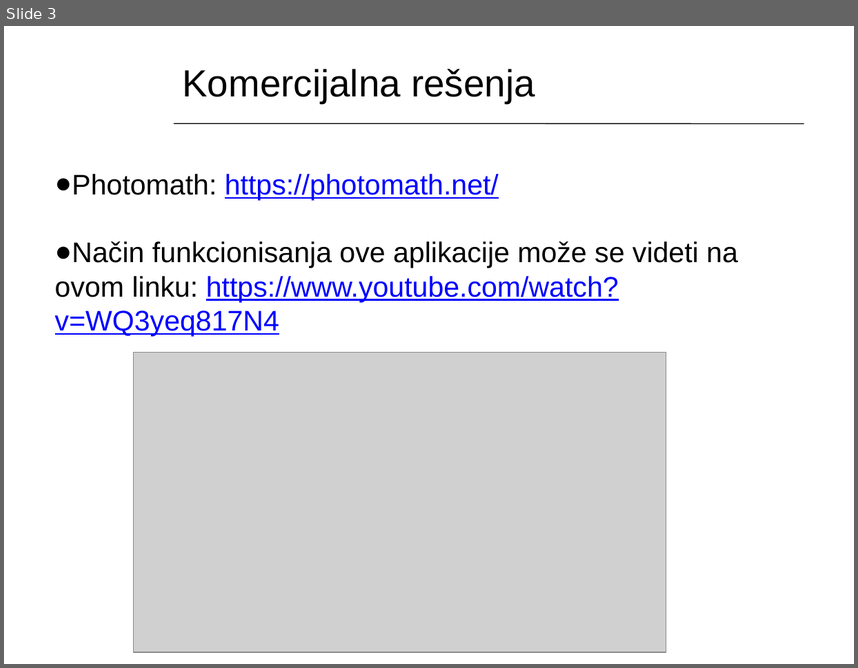
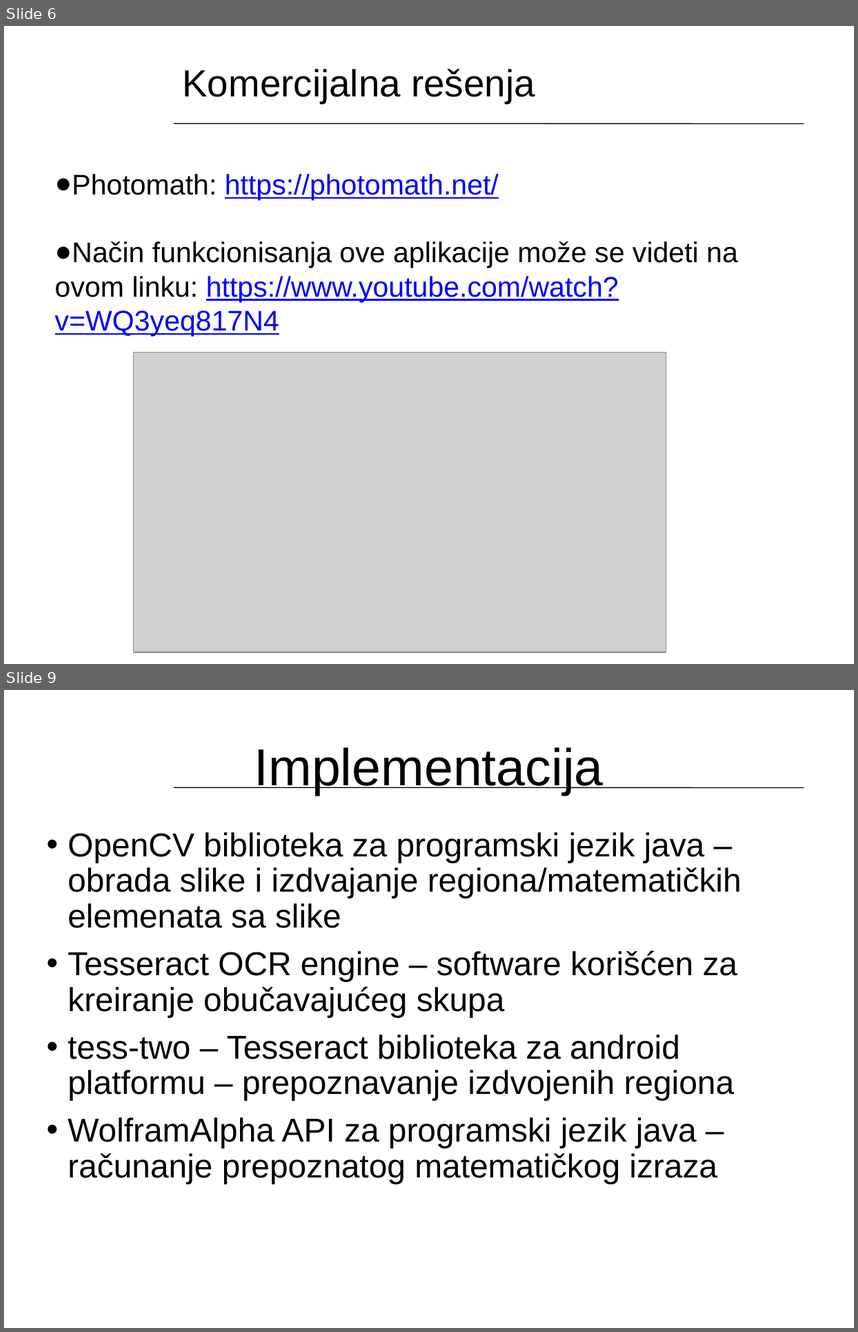
Before and after one commit to nenadrad/softProjekat, a slide deck: softProjekat.pptx. Shown one above the other, each under a label of ours: slide 3 before the commit, slides 6 and 9 after it; the slides between them are not shown. The pictures are 858x668 and 858x1332 pixels, drawn with LibreOffice and Linux fonts; fonts in the diff are those of the drawing; grey boxes stand for pictures; background and template pictures are left out. Boxes give left, top, right and bottom in pixels: in the first picture for what was removed or moved away, otherwise in the second. Text is boxed around its words. In the diff, an @@ line names an element or a change of style, - is before the commit and + after.

```diff
--- a/softProjekat.pptx
+++ b/softProjekat.pptx
@@ slide 9 added at [4, 690, 854, 1328], background picture (left out); not listed: 1 template element that a slide beside it also shows @@
@@ title added at [254, 747, 604, 795], 44 pt, text #000000 @@
+Implementacija
@@ subtitle added at [67, 832, 742, 1183], 28 pt, text #000000 @@
+• OpenCV biblioteka za programski jezik java – obrada slike i izdvajanje regiona/matematičkih elemenata sa slike
+• Tesseract OCR engine – software korišćen za kreiranje obučavajućeg skupa
+• tess-two – Tesseract biblioteka za android platformu – prepoznavanje izdvojenih regiona
+• WolframAlpha API za programski jezik java – računanje prepoznatog matematičkog izraza
@@ what was slide 3 is now slide 6 @@
```
Also in this commit, not shown: 4 slides changed, 7 other slides added.
